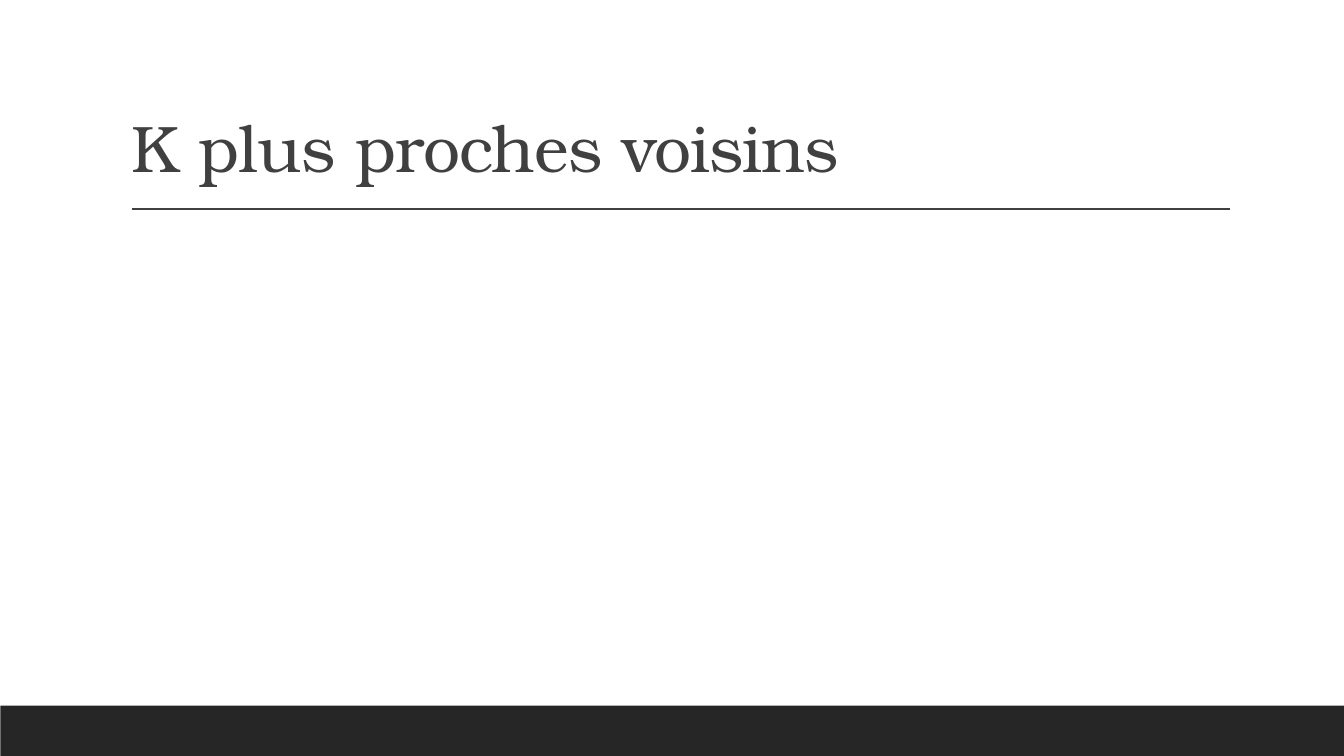
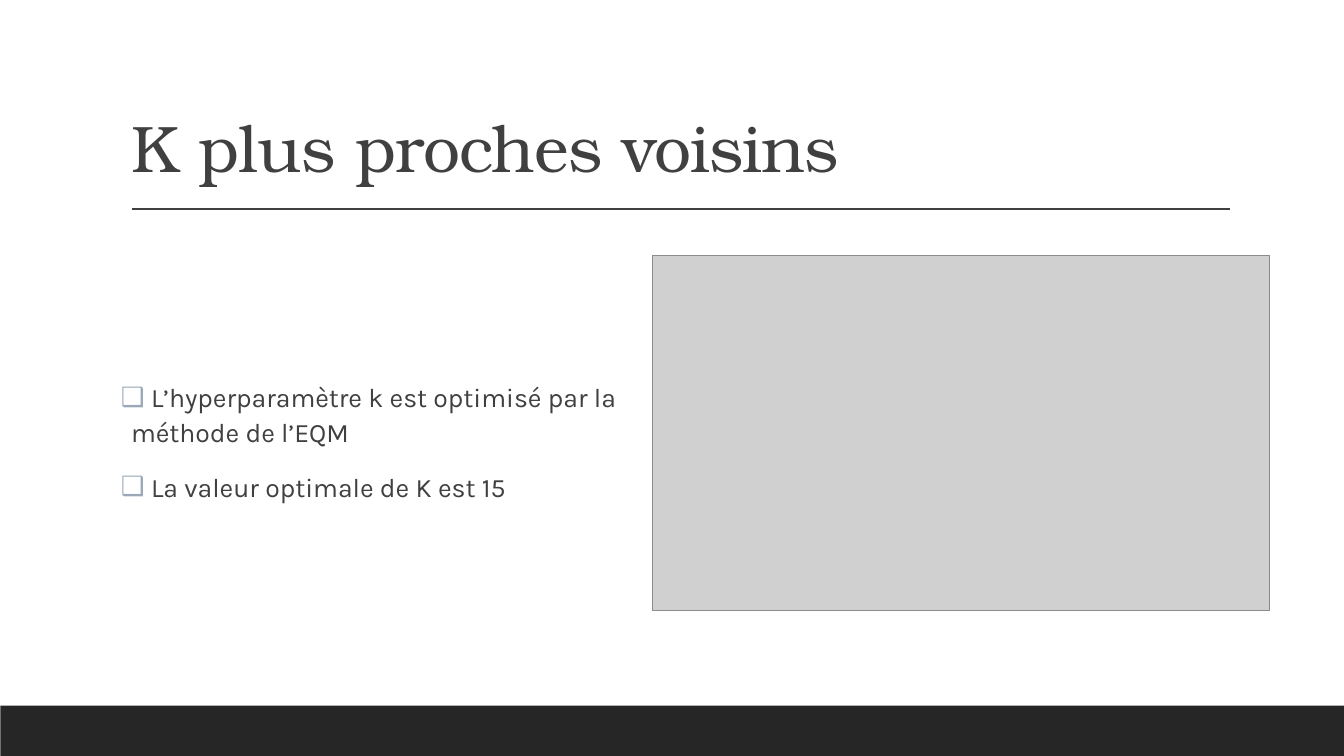
Before and after one commit to Dan-UL/PasDePlaziat, a slide deck: slide 10 of Final/Presentation_Equipe9.pptx. Drawn at 1344x756 pixels with LibreOffice and Linux fonts; fonts in the diff are those of the drawing; grey boxes stand for pictures. Boxes give left, top, right and bottom in pixels: in the first picture for what was removed or moved away, otherwise in the second. Text is boxed around its words. In the diff, an @@ line names an element or a change of style, - is before the commit and + after.

```diff
--- a/Final/Presentation_Equipe9.pptx
+++ b/Final/Presentation_Equipe9.pptx
@@ picture added at (x1=652, y1=255, x2=1270, y2=610) @@
@@ text added at (x1=131, y1=386, x2=616, y2=504), 19 pt, text #404040 @@
+❑ L’hyperparamètre k est optimisé par la méthode de l’EQM
+❑ La valeur optimale de K est 15
```
Also in this commit, not shown: 3 other slides changed, 4 slides added, 1 slide removed, 1 other file.
